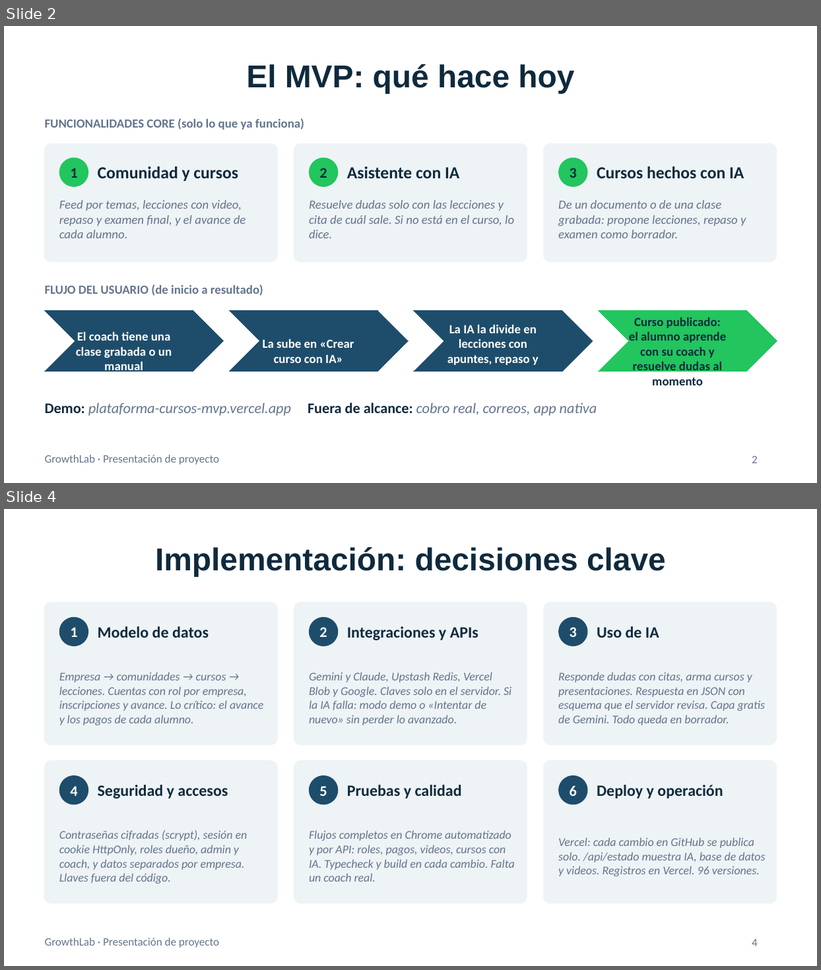
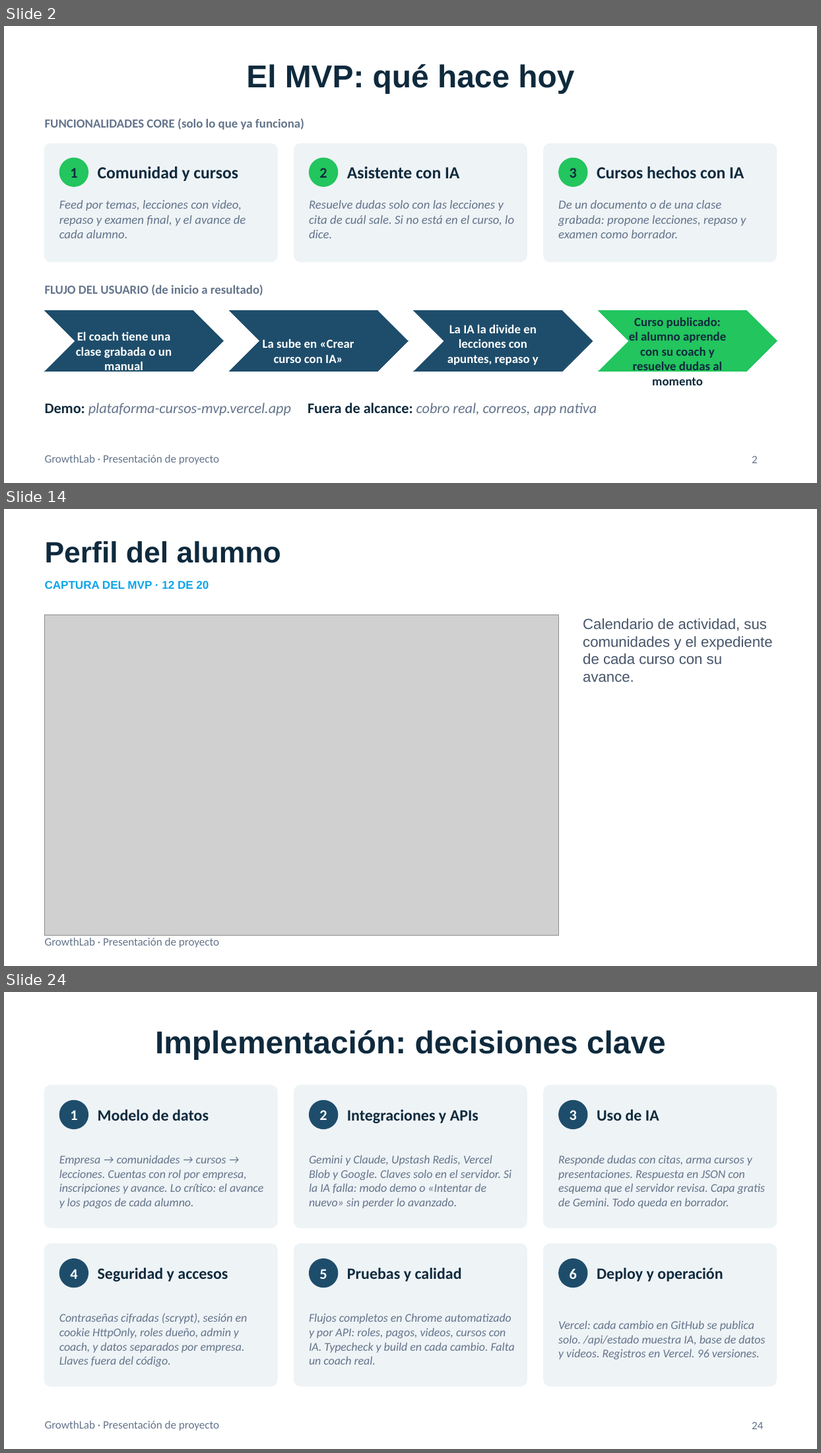
Before and after one commit to 3tted/plataforma-cursos-mvp, a slide deck: docs/Presentacion-GrowthLab-Merkatics.pptx. Shown one above the other, each under a label of ours: slides 2 and 4 before the commit, slides 2, 14 and 24 after it; the slides between them are not shown. The pictures are 821x970 and 821x1453 pixels, drawn with LibreOffice and Linux fonts; fonts in the diff are those of the drawing; grey boxes stand for pictures. Boxes give left, top, right and bottom in pixels: in the first picture for what was removed or moved away, otherwise in the second. Text is boxed around its words. In the diff, an @@ line names an element or a change of style, - is before the commit and + after.

```diff
--- a/docs/Presentacion-GrowthLab-Merkatics.pptx
+++ b/docs/Presentacion-GrowthLab-Merkatics.pptx
@@ slide 14 added at <box>4,509,817,966</box>, background #FFFFFF; not listed: 1 template element that a slide beside it also shows @@
@@ text added at <box>45,541,281,563</box>, 26 pt, text #0F2A3D, bold @@
+Perfil del alumno
@@ text added at <box>45,581,209,589</box>, 10 pt, text #0EA5E9, bold @@
+CAPTURA DEL MVP · 12 DE 20
@@ picture added at <box>45,615,558,936</box> @@
@@ text added at <box>583,619,773,682</box>, 13 pt, text #475569 @@
+Calendario de actividad, sus comunidades y el expediente de cada curso con su avance.
@@ what was slide 4 is now slide 24 @@
@@ page number at <box>752,1422,763,1430</box>: text changed @@
-4
+24
```
Also in this commit, not shown: 1 slide changed, 19 other slides added.
